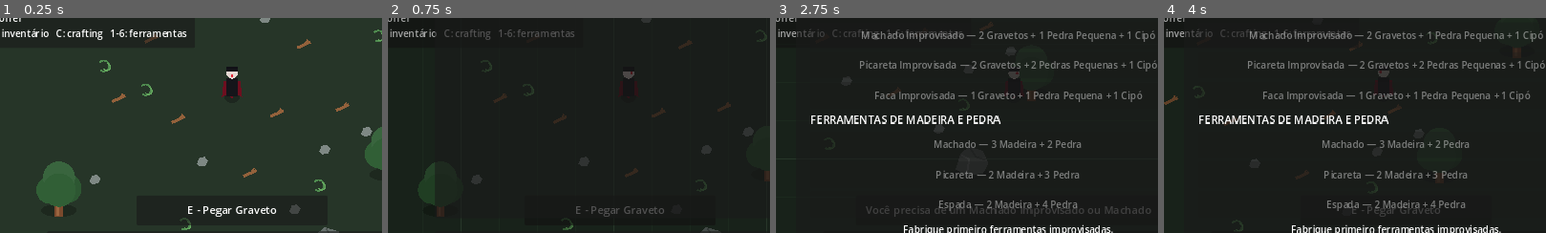
Above: before the commit, frames 1-4 (left to right).
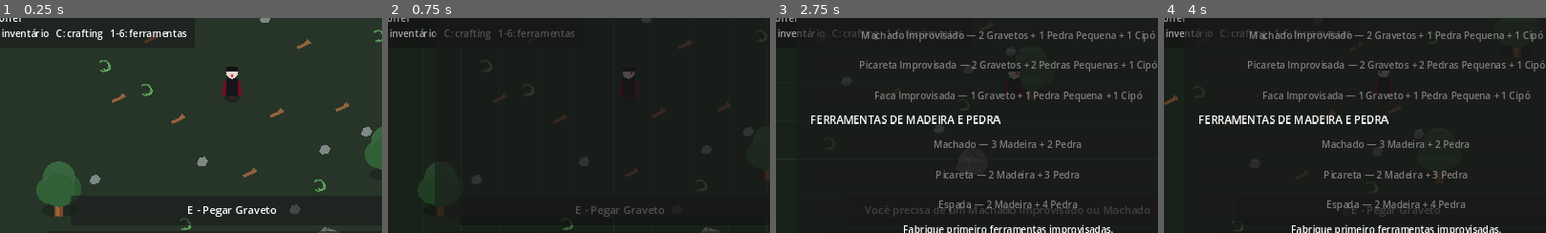
Above: after the commit, the same moments.

Repository: janduyankiingles-ops/Fantasy-Sandbox
Game: Godot game, scene res://scenes/main.tscn
Same seed, same stepped clock (60 frames per second), same inputs: the game is played once before the commit and once after it.
Inputs:
- Up to frame 1 (0.25 s): no input
- Up to frame 2 (0.75 s): tap Enter at 0.5 s; hold D from 0.53 s (still down); tap I at 0.6 s
- Up to frame 3 (2.75 s): tap Space at 0.77, 1.52 s; release D at 1.28 s; hold S 1.28-2.03 s; tap C at 1.35 s; hold D from 2.03 s (still down); tap 1 at 2.1 s
- Up to frame 4 (4 s): release D at 2.78 s; hold W 2.78-3.53 s; tap 2 at 2.85 s; tap Space at 3.02, 3.77 s; hold A from 3.53 s (still down); tap 3 at 3.6 s
The pictures show only the part of the screen within x 20-70%, y 34-84%; the shares and areas given below are measured in that part.

The runs differ from the first frame. In frame 1, less than 0.1% of the frame differs, in the area x 18-21%, y 82-86%; in frame 2, less than 0.1%; in frame 3, 0.4%, in the area x 23-98%, y 87-93%; in frame 4, less than 0.1%.

Commit message:
v0.0.10: widen corpse interaction prompt

Diff:
--- a/scenes/main.tscn
+++ b/scenes/main.tscn
@@ -78,9 +78,9 @@
 anchor_top = 1.0
 anchor_right = 0.5
 anchor_bottom = 1.0
-offset_left = -160.0
+offset_left = -270.0
 offset_top = -178.0
-offset_right = 160.0
+offset_right = 270.0
 offset_bottom = -128.0
 grow_horizontal = 2
 grow_vertical = 0
